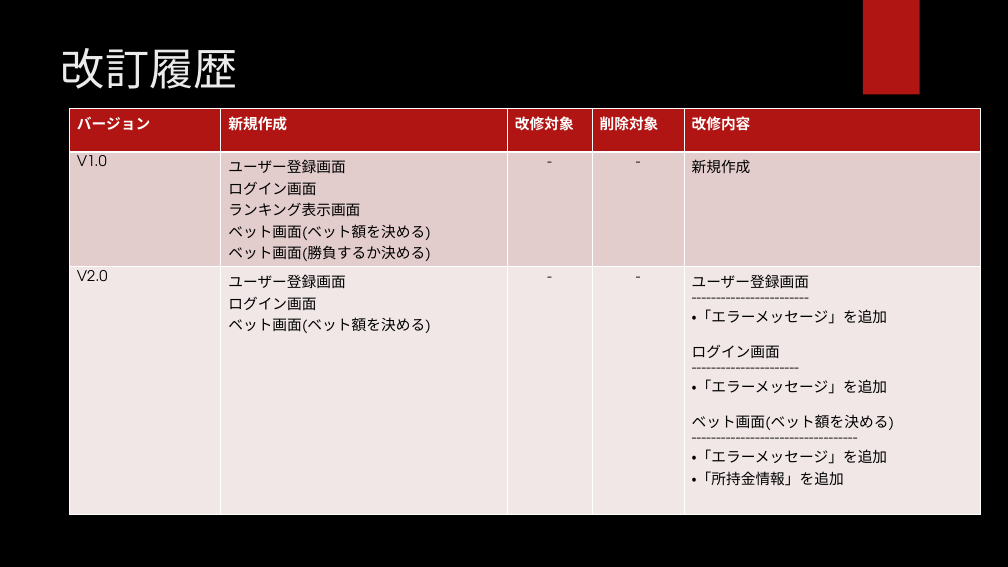
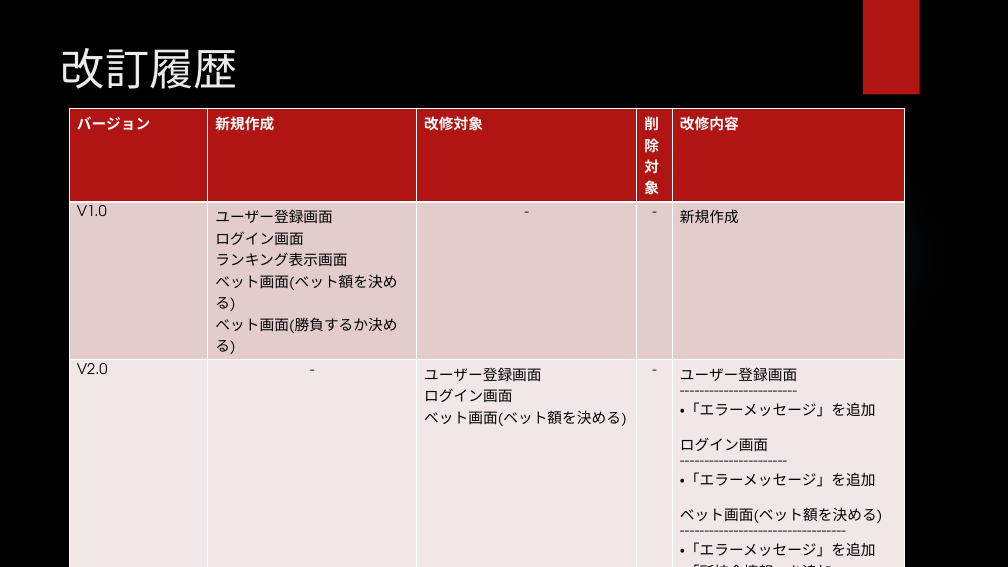
Before and after one commit to CSTSCSTS/UserAp, a slide deck: slide 7 of docs/基本設計/ワイヤーフレーム/ポーカー拡張 ワイヤーフレーム.pptx. Drawn at 1008x567 pixels with LibreOffice and Linux fonts; fonts in the diff are those of the drawing; background and template pictures are left out. Boxes give left, top, right and bottom in pixels: in the first picture for what was removed or moved away, otherwise in the second. Text is boxed around its words. In the diff, an @@ line names an element or a change of style, - is before the commit and + after.

Commit message:
改訂履歴に誤りがあったのを修正

```diff
--- a/docs/基本設計/ワイヤーフレーム/ポーカー拡張 ワイヤーフレーム.pptx
+++ b/docs/基本設計/ワイヤーフレーム/ポーカー拡張 ワイヤーフレーム.pptx
@@ table at box(70, 109, 904, 561) @@
-row 3, column 2: ユーザー登録画面 / ログイン画面 / ベット画面(ベット額を決める)
+row 3, column 2: -
-row 3, column 3: -
+row 3, column 3: ユーザー登録画面 / ログイン画面 / ベット画面(ベット額を決める)
@@ table: place and size @@
-table at box(70, 109, 981, 499)
+table at box(70, 109, 904, 561)
```
